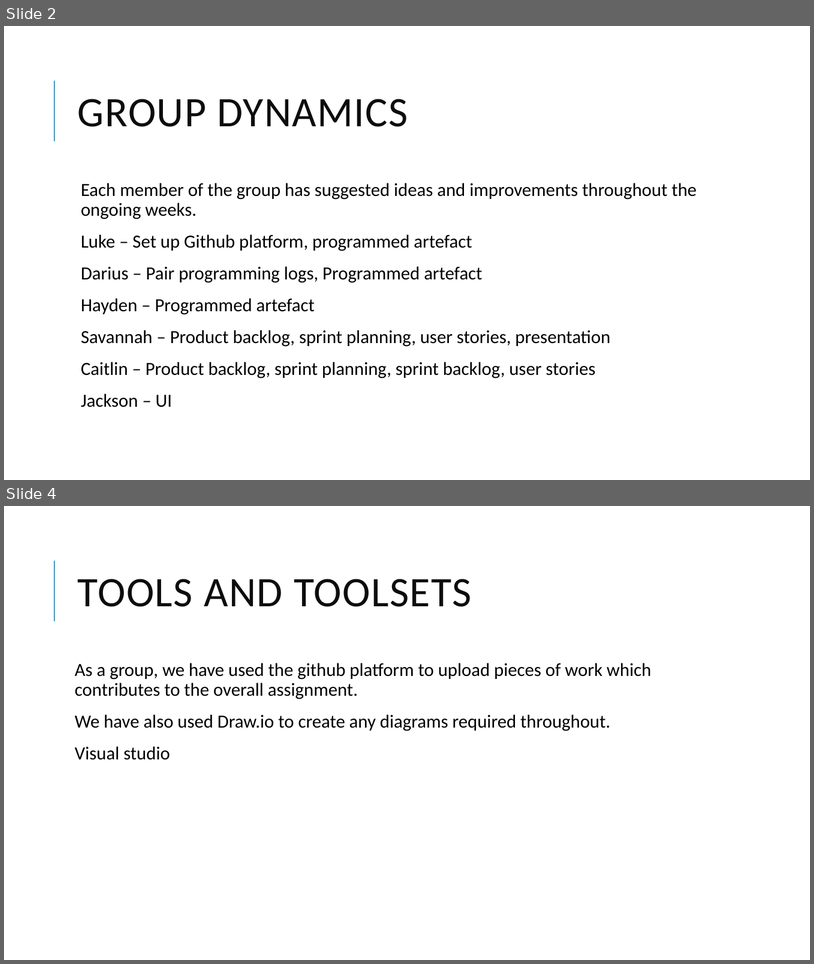
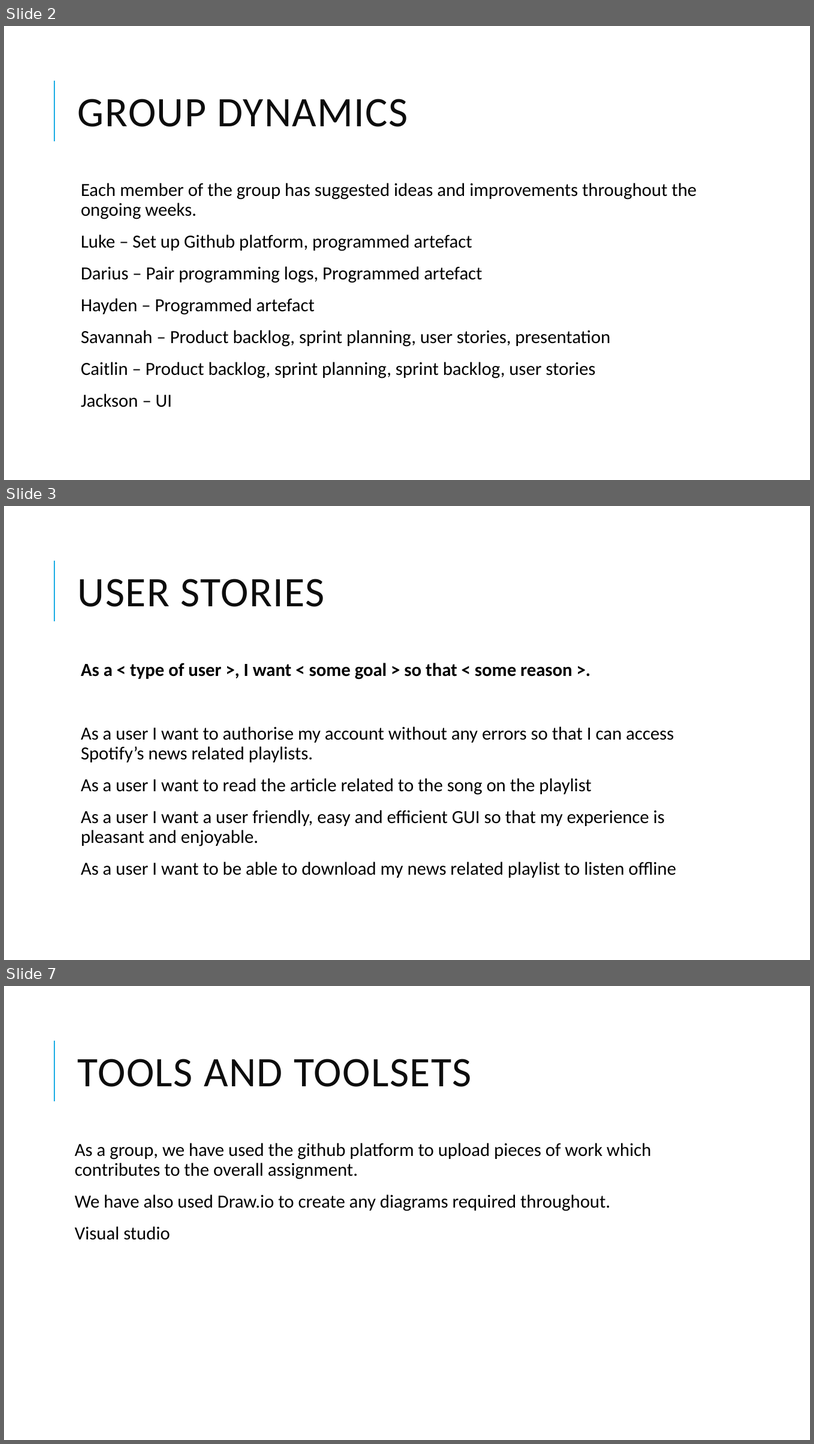
Before and after one commit to LukeTechnoUserOfficial/Software-Engineering-Project, a slide deck: Software Presentation.pptx. Shown one above the other, each under a label of ours: slides 2 and 4 before the commit, slides 2, 3 and 7 after it; the slides between them are not shown. The pictures are 814x964 and 814x1444 pixels, drawn with LibreOffice and Linux fonts; fonts in the diff are those of the drawing. Boxes give left, top, right and bottom in pixels: in the first picture for what was removed or moved away, otherwise in the second. Text is boxed around its words. In the diff, an @@ line names an element or a change of style, - is before the commit and + after.

Commit message:
Update Presentation

```diff
--- a/Software Presentation.pptx
+++ b/Software Presentation.pptx
@@ slide 3 added at box(4, 506, 810, 960), background #FFFFFF; not listed: 1 template element that a slide beside it also shows @@
@@ title added at box(78, 579, 325, 607), 50 pt, text #0D0D0D @@
+USER STORIES
@@ text added at box(81, 663, 677, 877), 22 pt, text #000000 @@
+  As a < type of user >, I want < some goal > so that < some reason >.
+  As a user I want to authorise my account without any errors so that I can access Spotify’s news related playlists.
+  As a user I want to read the article related to the song on the playlist
+  As a user I want a user friendly, easy and efficient GUI so that my experience is pleasant and enjoyable.
+  As a user I want to be able to download my news related playlist to listen offline
@@ what was slide 4 is now slide 7 @@
```
Also in this commit, not shown: 3 other slides added, 1 slide removed.
